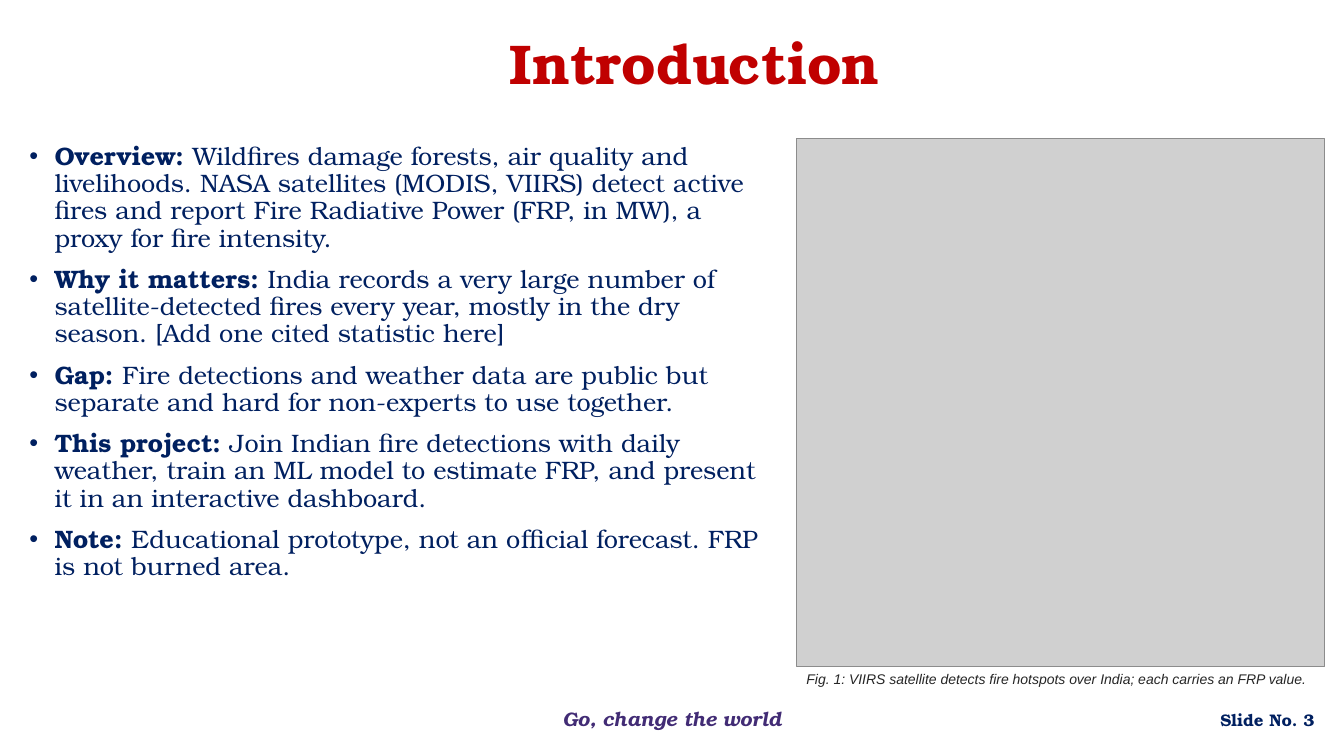
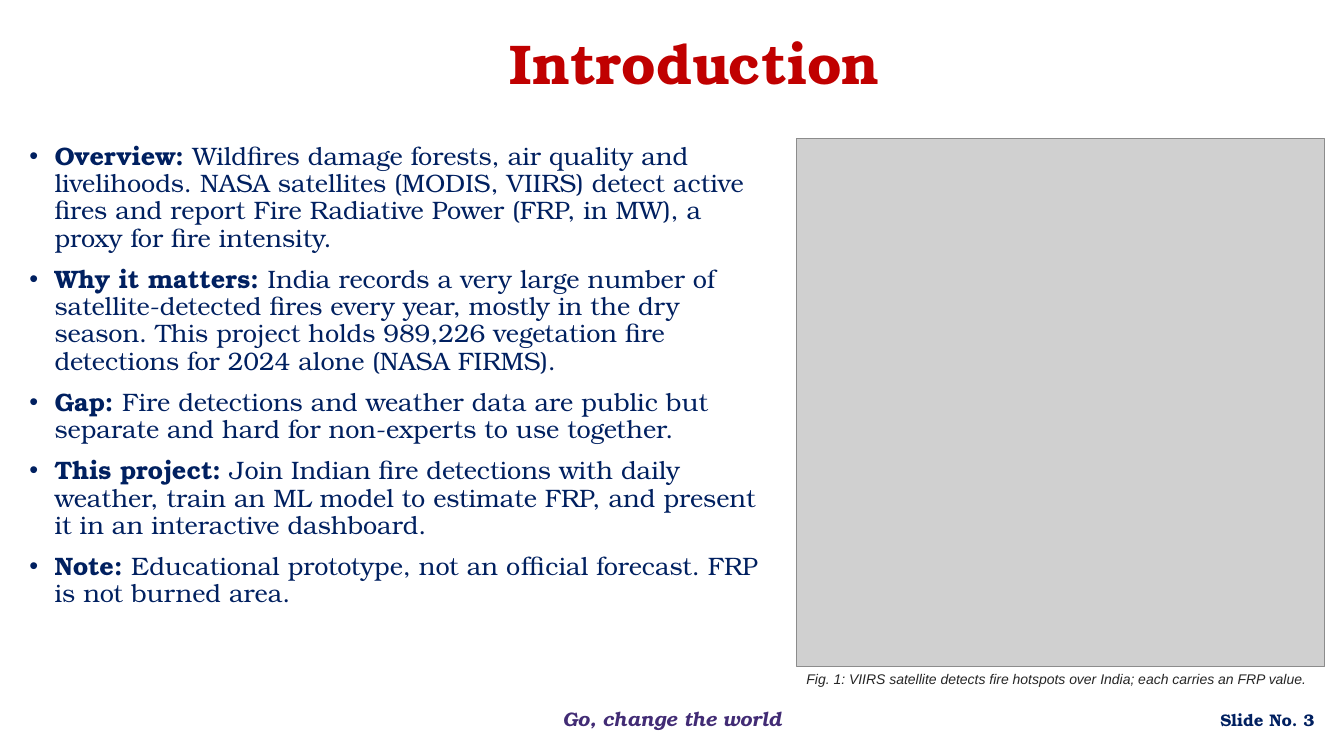
Before and after one commit to bnsama29-cloud/wildfire-estimation-evs, a slide deck: slide 3 of docs/EL_Phase1_Wildfire.pptx. Drawn at 1344x756 pixels with LibreOffice and Linux fonts; fonts in the diff are those of the drawing; grey boxes stand for pictures; background and template pictures are left out. Boxes give left, top, right and bottom in pixels: in the first picture for what was removed or moved away, otherwise in the second. Text is boxed around its words. In the diff, an @@ line names an element or a change of style, - is before the commit and + after.

```diff
--- a/docs/EL_Phase1_Wildfire.pptx
+++ b/docs/EL_Phase1_Wildfire.pptx
@@ text at (x1=55, y1=268, x2=715, y2=374): text changed @@
-• Why it matters: India records a very large number of satellite-detected fires every year, mostly in the dry season. [Add one cited statistic here]
+• Why it matters: India records a very large number of satellite-detected fires every year, mostly in the dry season. This project holds 989,226 vegetation fire detections for 2024 alone (NASA FIRMS).
```
Also in this commit, not shown: 6 other slides changed, 3 slides added, 13 other files.
